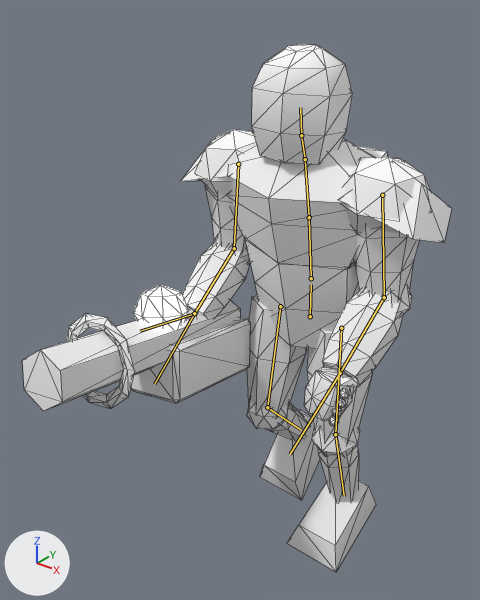
An edit to the glTF model client/public/assets/models/rune_gunner.glb, drawn before and after from the same camera.
One viewpoint serves both versions: a 50 mm lens placed at (1.077, -1.772, 1.919), pointed at (-0.12, -0.276, 0.992). The lights are fixed; the arrows at lower left show +X, +Y and +Z. The older version comes first. Both versions are drawn at frame 17 of the action 'walk'; the numbers are the values there. The bones that change, and the others that lie on the model, are drawn over the model as lines. Mesh edges are drawn as thin lines.

Names of what the first picture shows: 'rune_gunner'.
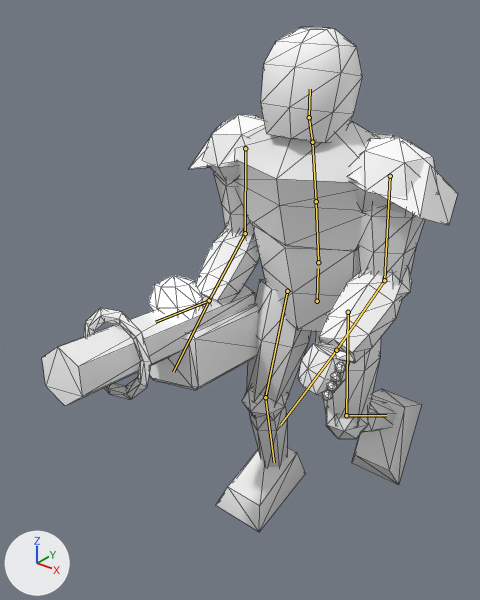
Pixel boxes (x1, y1, x2, y2) of what changed, in the pictures (480 x 600 px):
'rune_gunner', posed
    before: (23, 44, 452, 572)
    after: (42, 27, 458, 532)
bone 'hips', root to tip
    before: (310, 316) to (311, 284)
    after: (317, 301) to (318, 268)
bone 'spine', root to tip
    before: (311, 278) to (309, 217)
    after: (318, 262) to (316, 201)
bone 'chest', root to tip
    before: (309, 217) to (305, 159)
    after: (316, 201) to (312, 142)
bone 'head', root to tip
    before: (301, 135) to (300, 107)
    after: (309, 117) to (310, 89)
bone 'upper_arm.L', root to tip
    before: (382, 195) to (384, 297)
    after: (390, 176) to (384, 280)
bone 'forearm.L', root to tip
    before: (384, 297) to (340, 373)
    after: (384, 280) to (336, 350)
bone 'upper_arm.R', root to tip
    before: (238, 164) to (234, 248)
    after: (245, 148) to (245, 233)
bone 'forearm.R', root to tip
    before: (234, 248) to (194, 313)
    after: (245, 233) to (209, 300)
bone 'thigh.L', root to tip
    before: (341, 328) to (335, 434)
    after: (348, 312) to (346, 415)
bone 'shin.L', root to tip
    before: (335, 434) to (344, 496)
    after: (346, 415) to (386, 415)
bone 'thigh.R', root to tip
    before: (280, 306) to (267, 407)
    after: (287, 291) to (265, 397)
bone 'shin.R', root to tip
    before: (267, 407) to (301, 430)
    after: (265, 397) to (274, 462)

What the commit changed:
Bone 'hips' (bone_hips) moves from (0.0, 0.0, 0.042) to (0.0, 0.042, 0.0).
Bone 'hips' (bone_hips) turns from (0, 0, -1) to (0, -1, -1) degrees about its own x, y and z.
Bone 'spine' (bone_spine) turns from (6, 0, 0) to (7, 0, 0) degrees about its own x, y and z.
Bone 'chest' (bone_chest) turns from (0, 0, 0) to (-2, 1, 0) degrees about its own x, y and z.
Bone 'head' (bone_head) turns from (0, 0, 0) to (-6, -1, 0) degrees about its own x, y and z.
Bone 'upper_arm.L' (bone_upper_arm_l) turns from (-1, 0, 5) to (-4, 0, 7) degrees about its own x, y and z.
Bone 'forearm.L' (bone_forearm_l) turns from (-20, 0, 0) to (-22, 0, 0) degrees about its own x, y and z.
Bone 'upper_arm.R' (bone_upper_arm_r) turns from (1, 0, -5) to (4, 0, -7) degrees about its own x, y and z.
Bone 'forearm.R' (bone_forearm_r) turns from (-20, 0, 0) to (-18, 0, 0) degrees about its own x, y and z.
Bone 'thigh.L' (bone_thigh_l) turns from (1, 0, 0) to (5, 0, 0) degrees about its own x, y and z.
Bone 'shin.L' (bone_shin_l) turns from (12, 0, 0) to (53, 0, 0) degrees about its own x, y and z.
Bone 'thigh.R' (bone_thigh_r) turns from (-3, 0, 0) to (-11, 0, 0) degrees about its own x, y and z.
Bone 'shin.R' (bone_shin_r) turns from (44, 0, 0) to (20, 0, 0) degrees about its own x, y and z.
